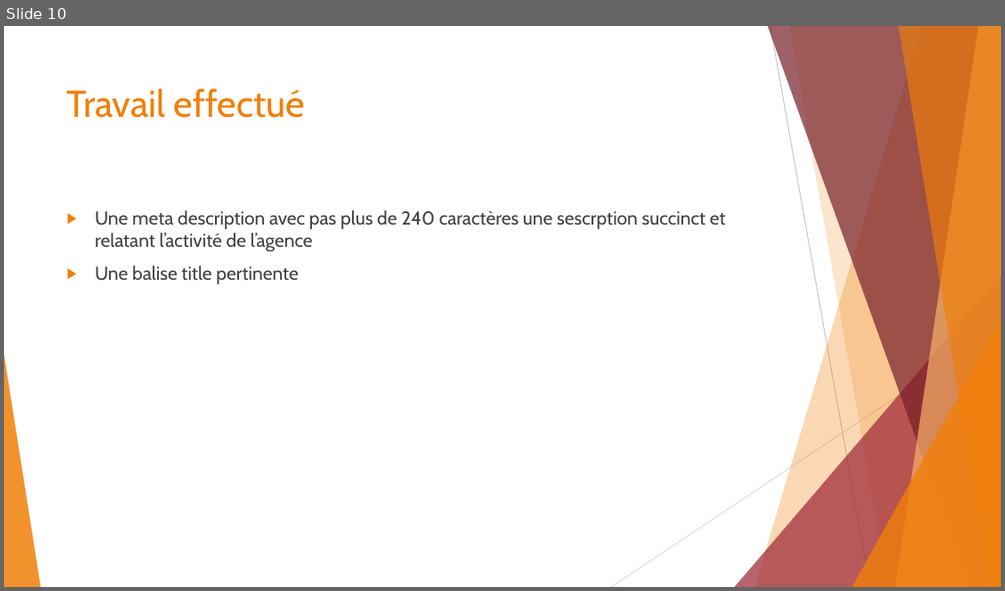
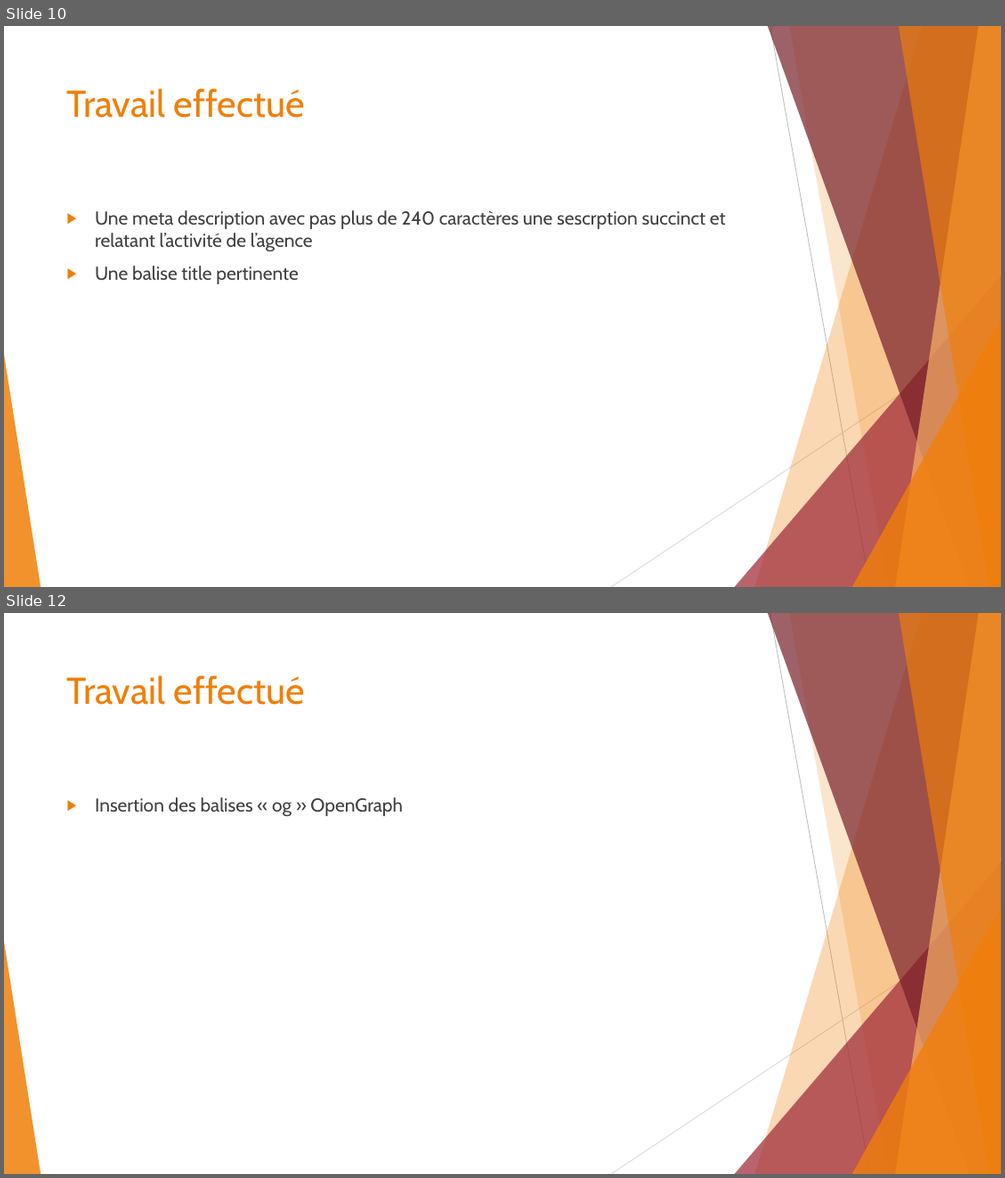
Before and after one commit to Nawak34/Chouette, a slide deck: LA CHOUETTE.pptx. Shown one above the other, each under a label of ours: slide 10 before the commit, slides 10 and 12 after it; the slides between them are not shown. The pictures are 1005x591 and 1005x1178 pixels, drawn with LibreOffice and Linux fonts; fonts in the diff are those of the drawing. Boxes give left, top, right and bottom in pixels: in the first picture for what was removed or moved away, otherwise in the second. Text is boxed around its words. In the diff, an @@ line names an element or a change of style, - is before the commit and + after.

```diff
--- a/LA CHOUETTE.pptx
+++ b/LA CHOUETTE.pptx
@@ slide 12 added at [4, 613, 1001, 1174], background #FFFFFF; not listed: 10 template elements that a slide beside it also shows @@
@@ title added at [67, 675, 305, 705], 36 pt, text #F07F09 @@
+Travail effectué
@@ text added at [95, 797, 403, 816], 18 pt, text #404040 @@
+▶ Insertion des balises « og » OpenGraph
```
Also in this commit, not shown: 4 slides changed, 3 other slides added, 1 slide removed, 11 other files.
